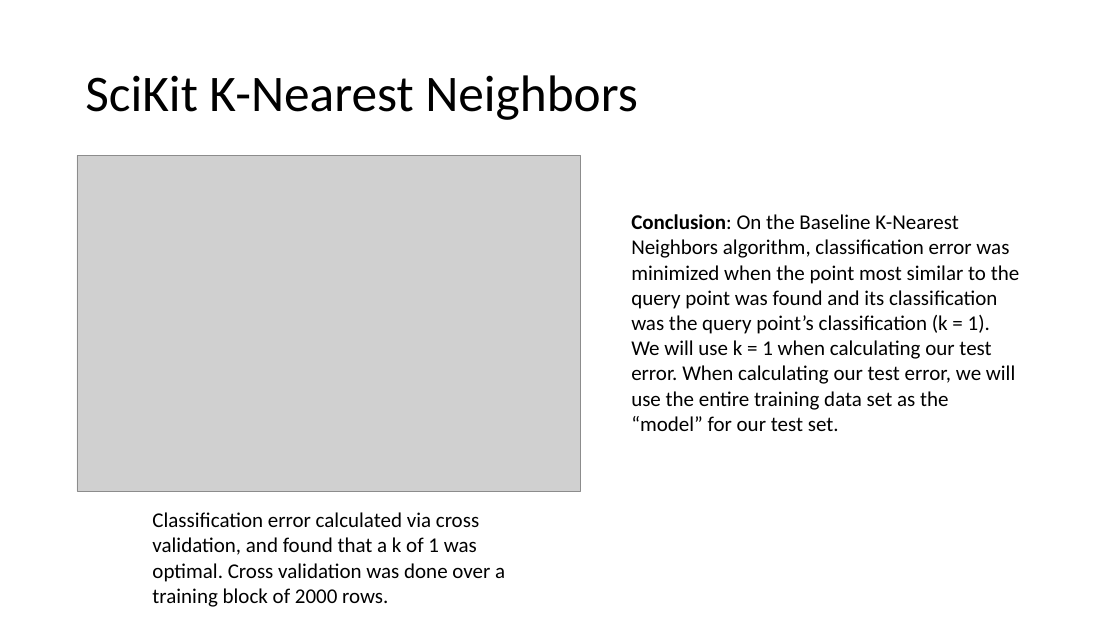
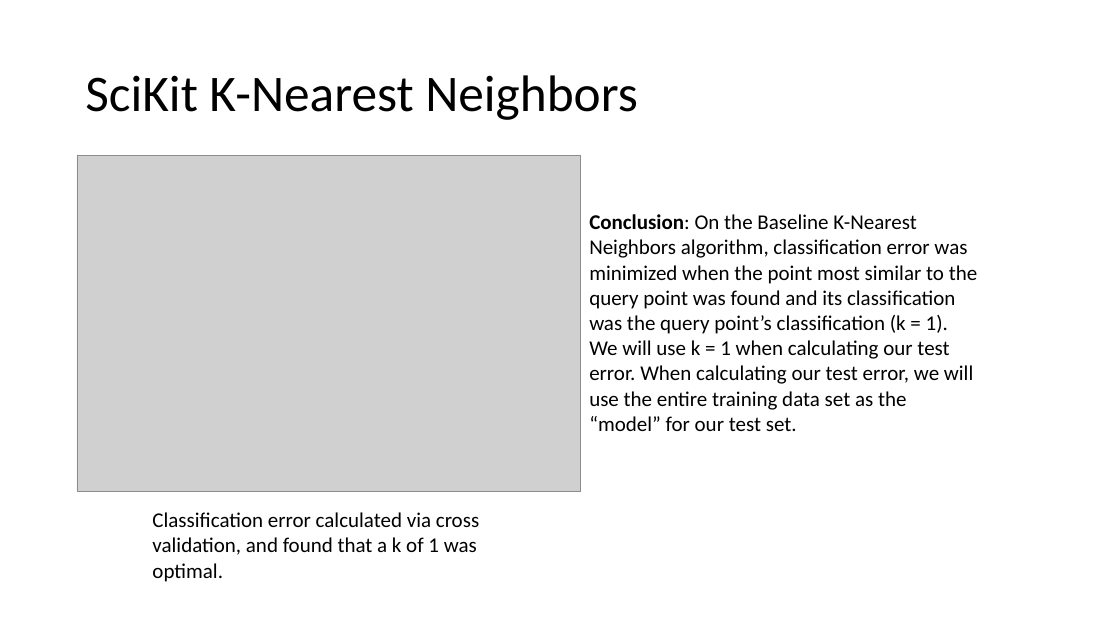
Before and after one commit to dericp/digit-recognition, a slide deck: slide 6 of A Comparison of Techniques Applied to Digit Recognition.pptx. Drawn at 1120x630 pixels with LibreOffice and Linux fonts; fonts in the diff are those of the drawing; grey boxes stand for pictures. Boxes give left, top, right and bottom in pixels: in the first picture for what was removed or moved away, otherwise in the second. Text is boxed around its words. In the diff, an @@ line names an element or a change of style, - is before the commit and + after.

```diff
--- a/A Comparison of Techniques Applied to Digit Recognition.pptx
+++ b/A Comparison of Techniques Applied to Digit Recognition.pptx
@@ text "Conclusion: On the Baseline K-Nearest ...": place and size @@
-text "Conclusion: On the Baseline K-Nearest ..." at box(631, 214, 1019, 431)
+text "Conclusion: On the Baseline K-Nearest ..." at box(589, 214, 977, 431)
@@ text at box(152, 512, 479, 582): text changed @@
-Classification error calculated via cross validation, and found that a k of 1 was optimal. Cross validation was done over a training block of 2000 rows.
+Classification error calculated via cross validation, and found that a k of 1 was optimal.
```
Also in this commit, not shown: 7 other slides changed, 4 slides added, 4 other files.
